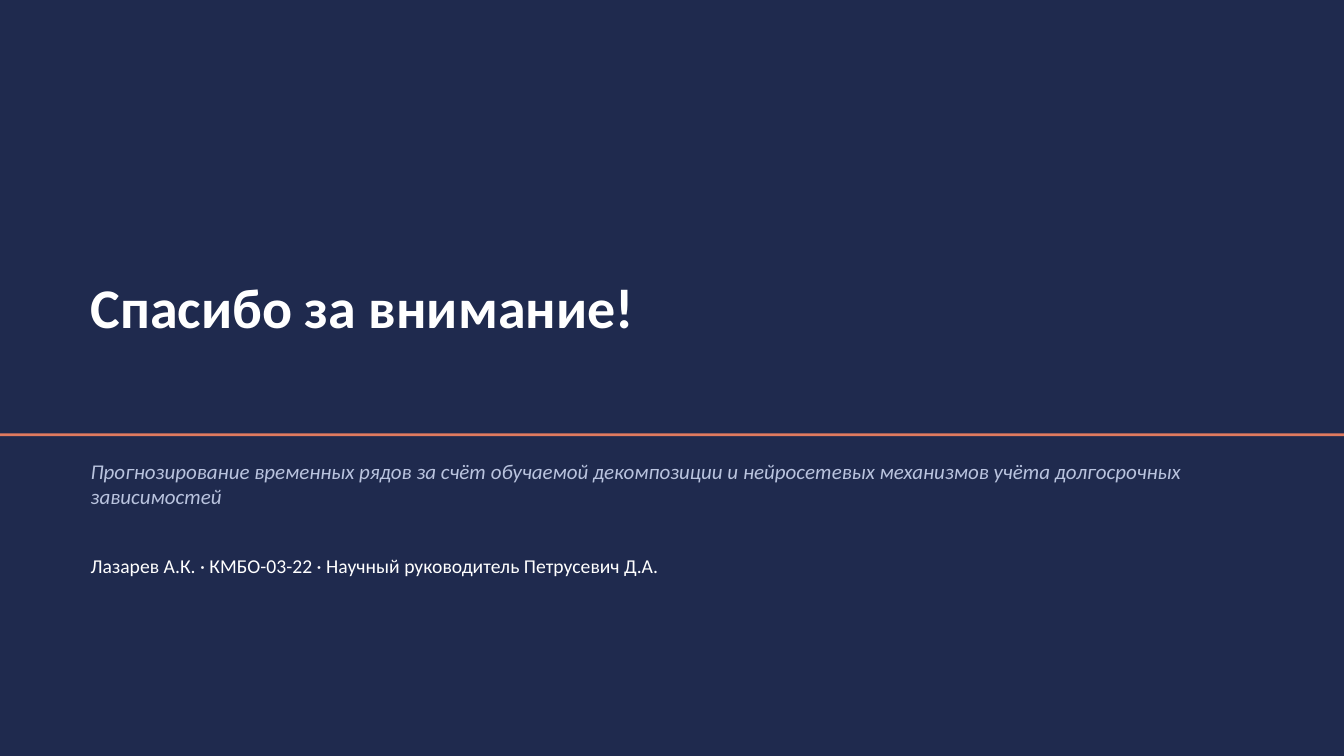
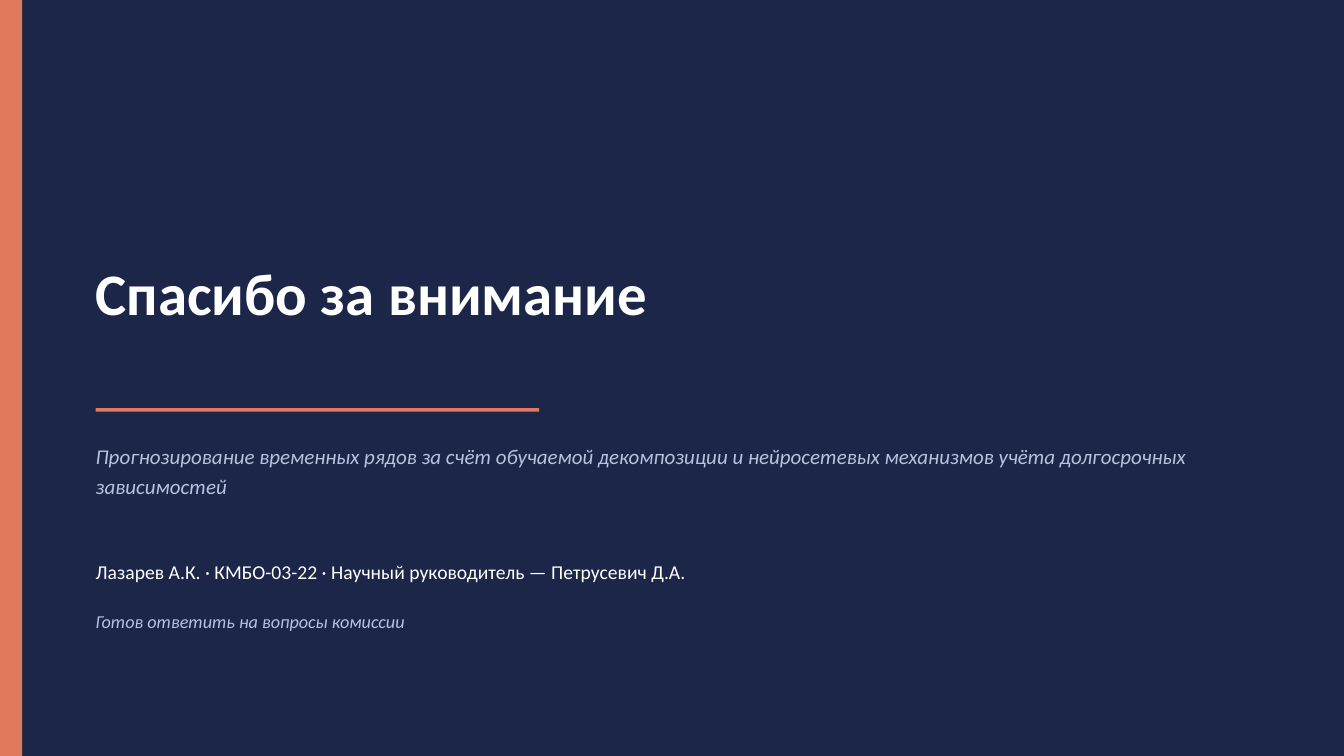
Before and after one commit to Prost444/Hybrid-models-for-TS-processing, a slide deck: slide 14 of docs/Презентация_Лазарев_ВКР.pptx (slide 13 before the commit). Drawn at 1344x756 pixels with LibreOffice and Linux fonts; fonts in the diff are those of the drawing. Boxes give left, top, right and bottom in pixels: in the first picture for what was removed or moved away, otherwise in the second. Text is boxed around its words. In the diff, an @@ line names an element or a change of style, - is before the commit and + after.

```diff
--- a/docs/Презентация_Лазарев_ВКР.pptx
+++ b/docs/Презентация_Лазарев_ВКР.pptx
@@ rectangle at box(0, 0, 1344, 756): fill #1F2A4E to #1B2649 @@
@@ rectangle added at box(0, 0, 22, 756), fill #E07A5F @@
@@ text at box(96, 274, 647, 316): text changed; size 40 to 42 pt @@
-Спасибо за внимание!
+Спасибо за внимание
@@ rectangle added at box(96, 408, 539, 411), fill #E07A5F @@
@@ rectangle removed at box(0, 434, 1344, 437) @@
@@ text "Прогнозирование временных рядов за счёт ...": place and size @@
-text "Прогнозирование временных рядов за счёт ..." at box(91, 465, 1181, 504)
+text "Прогнозирование временных рядов за счёт ..." at box(96, 450, 1186, 494)
@@ text "Прогнозирование временных рядов за счёт ..." at box(96, 450, 1186, 494): text colour #B9C3DE to #B7C2DE; line spacing 1 to 1.2 @@
@@ text at box(96, 565, 685, 583): text changed @@
-Лазарев А.К. · КМБО-03-22 · Научный руководитель Петрусевич Д.А.
+Лазарев А.К. · КМБО-03-22 · Научный руководитель — Петрусевич Д.А.
@@ text added at box(96, 616, 405, 631), 13 pt, text #B7C2DE, italic @@
+Готов ответить на вопросы комиссии
```
Also in this commit, not shown: 5 other slides changed, 8 slides added, 7 slides removed, 6 other files.
